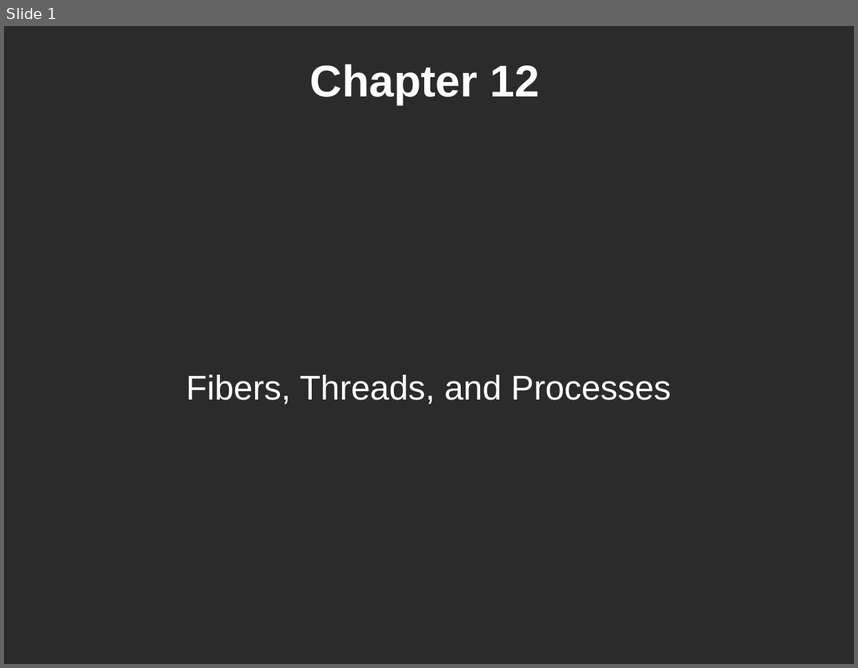
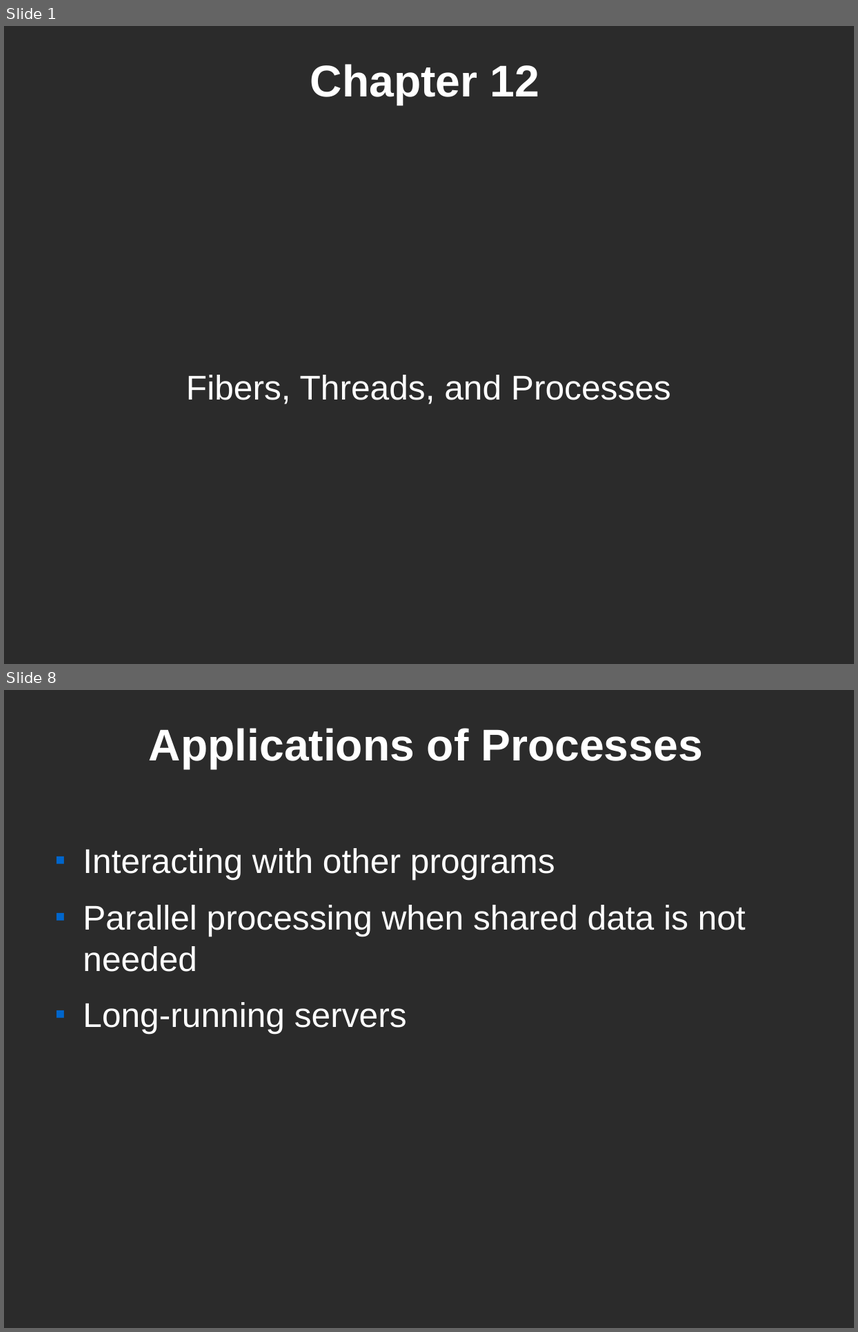
Before and after one commit to pdg137/concurrency-pres, a slide deck: concurrency.odp. Shown one above the other, each under a label of ours: slide 1 before the commit, slides 1 and 8 after it; the slides between them are not shown. The pictures are 858x668 and 858x1332 pixels, drawn with LibreOffice and Linux fonts; fonts in the diff are those of the drawing; background and template pictures are left out; a plain dark background stands for a picture behind light text. Boxes give left, top, right and bottom in pixels: in the first picture for what was removed or moved away, otherwise in the second. Text is boxed around its words. In the diff, an @@ line names an element or a change of style, - is before the commit and + after.

Commit message:
threads and processes

```diff
--- a/concurrency.odp
+++ b/concurrency.odp
@@ slide 8 added at box(4, 690, 854, 1328), background picture (left out) @@
@@ title added at box(149, 728, 702, 769), 41.4 pt, text #FFFFFF, bold @@
+Applications of Processes
@@ text added at box(83, 848, 746, 1034), 32 pt, text #FFFFFF @@
+■ Interacting with other programs
+■ Parallel processing when shared data is not needed
+■ Long-running servers
```
Also in this commit, not shown: 3 slides changed, 4 other slides added, 3 other files.
